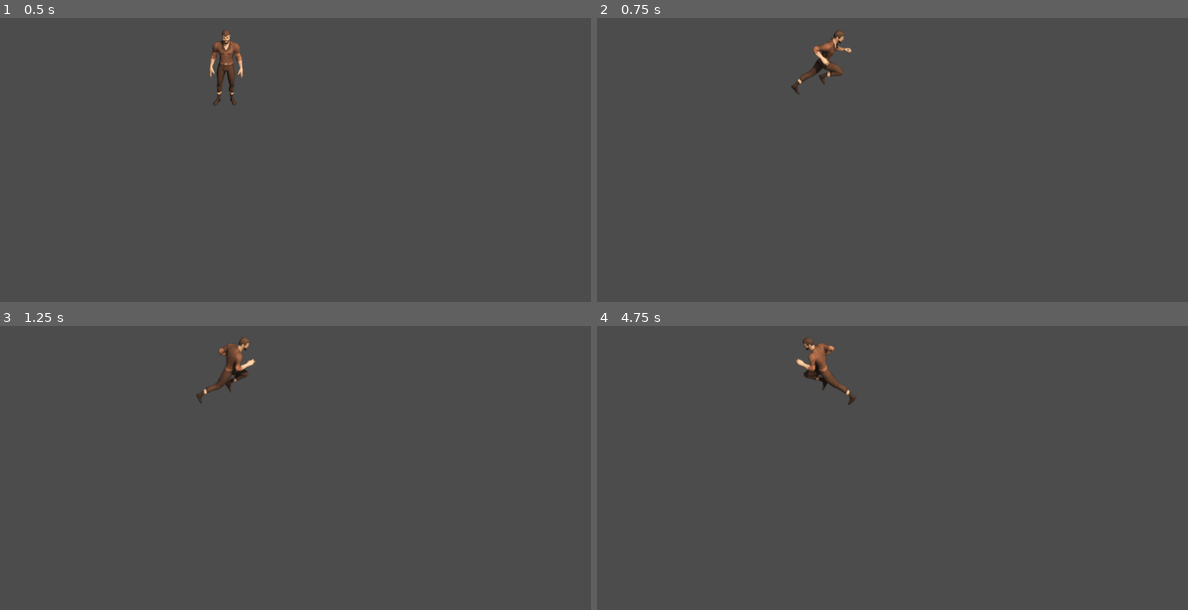
Above: before the commit, frames 1-4 (two rows, left to right).
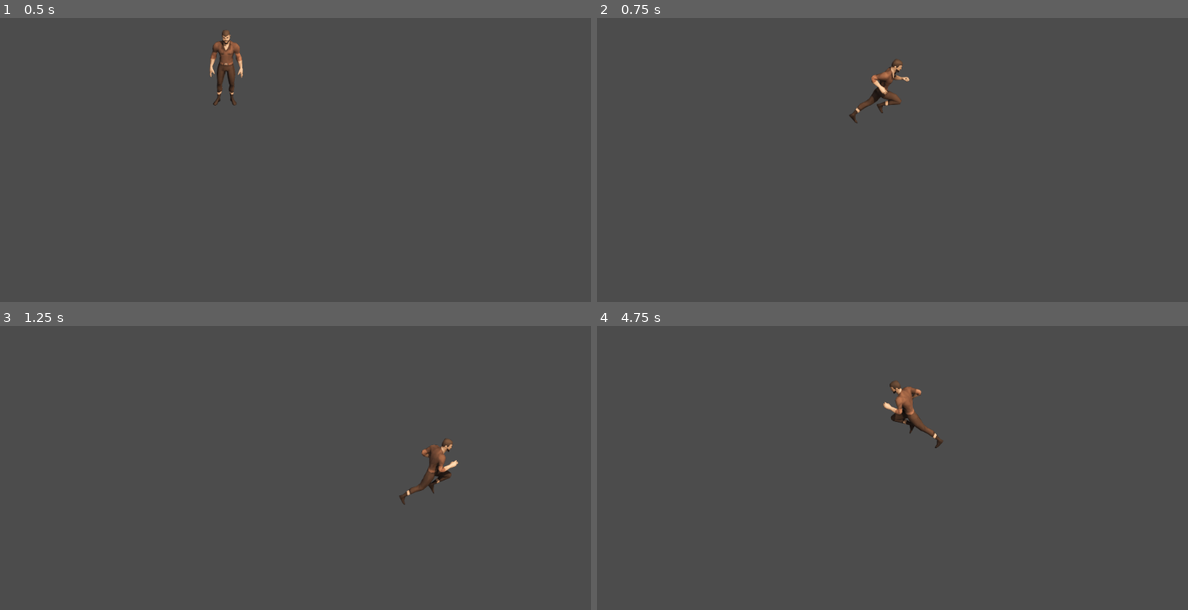
Above: after the commit, the same moments.

Repository: Fullmoon-Cyberworks/worldsedge
Game: Godot game, scene res://Assets/World/Scene.tscn
Two runs of this game, one before a commit and one after it. Both use one fixed random seed, a clock stepped at 60 frames per second and the inputs below.
Inputs:
- Up to frame 1 (0.5 s): no input
- Up to frame 2 (0.75 s): tap Enter at 0.5 s; hold Right (ui_right) from 0.53 s (still down)
- Up to frame 3 (1.25 s): keep holding Right (ui_right)
- Up to frame 4 (4.75 s): release Right (ui_right) at 1.28 s; hold Down (ui_down) 1.28-2.03 s; hold Right (ui_right) 2.03-2.78 s; hold Up (ui_up) 2.78-3.53 s; hold Left (ui_left) from 3.53 s (still down)

Frame 1 is identical in both runs. In frame 2, 1.2% of the frame differs, in the area x 32-53%, y 4-37%; in frame 3, 1.3%; in frame 4, 1.3%, in the area x 33-59%, y 4-44%.

Commit message:
Added a floor tile to mess with collisions, started a auto tile
Added a dirt path placeholder tile, spaced out the movement code to read it better. Started an auto tile though it's not usable yet.

Diff:
--- a/Assets/World/Scene.tscn
+++ b/Assets/World/Scene.tscn
@@ -1,8 +1,14 @@
-[gd_scene load_steps=2 format=2]
+[gd_scene load_steps=3 format=2]
 
 [ext_resource path="res://KinematicBody2D.tscn" type="PackedScene" id=1]
+
+[sub_resource type="TileSet" id=1]
 
 [node name="Node2D" type="Node2D"]
 
 [node name="KinematicBody2D" parent="." instance=ExtResource( 1 )]
 position = Vector2( 398, 66 )
+
+[node name="TileMap" type="TileMap" parent="."]
+tile_set = SubResource( 1 )
+format = 1
--- a/KinematicBody2D.gd
+++ b/KinematicBody2D.gd
@@ -1,6 +1,6 @@
 extends KinematicBody2D
 
-export(int) var speed = 5
+export(int) var speed = 500
 var motion = Vector2()
 
 func cart_to_iso(cartesian):#changes cartersian coordinates to an isometric functioning coordinate system
@@ -12,33 +12,43 @@
 	if Input.is_action_pressed("ui_right"):
 		direction += Vector2(1,0)
 		$AnimatedSprite.play("1_Run")
+
 	elif Input.is_action_just_released("ui_right"):
 			$AnimatedSprite.play("1_Idle")
+
 	if Input.is_action_pressed("ui_right") && Input.is_action_pressed("ui_down"):
 		direction += Vector2(1,1)
 		$AnimatedSprite.play("2_Run")
+
 	if Input.is_action_pressed("ui_right") && Input.is_action_pressed("ui_up"):
 		direction += Vector2(1,-1)
 		$AnimatedSprite.play("0_Run")
 	if Input.is_action_pressed("ui_down"):
 		direction += Vector2(0,1)
 		$AnimatedSprite.play("3_Run")
+
 	elif Input.is_action_just_released("ui_down"):
 			$AnimatedSprite.play("3_Idle")
+
 	if Input.is_action_pressed("ui_left"):
 		direction += Vector2(-1,0)
 		$AnimatedSprite.play("5_Run")
+
 	if Input.is_action_pressed("ui_left") && Input.is_action_pressed("ui_down"):
 		direction += Vector2(-1,1)
 		$AnimatedSprite.play("4_Run")
+
 	if Input.is_action_pressed("ui_left") && Input.is_action_pressed("ui_up"):
 		direction += Vector2(-1,-1)
 		$AnimatedSprite.play("6_Run")
+
 	elif Input.is_action_just_released("ui_left"):
 			$AnimatedSprite.play("5_Idle")
+
 	if Input.is_action_pressed("ui_up"):
 		direction += Vector2(0,-1)
 		$AnimatedSprite.play("7_Run")
+
 	elif Input.is_action_just_released("ui_up"):
 			$AnimatedSprite.play("7_Idle")
 
Binary file added: Assets/World/sand_tile1.png
Not shown, added: Assets/World/sand_tile1.png.import
